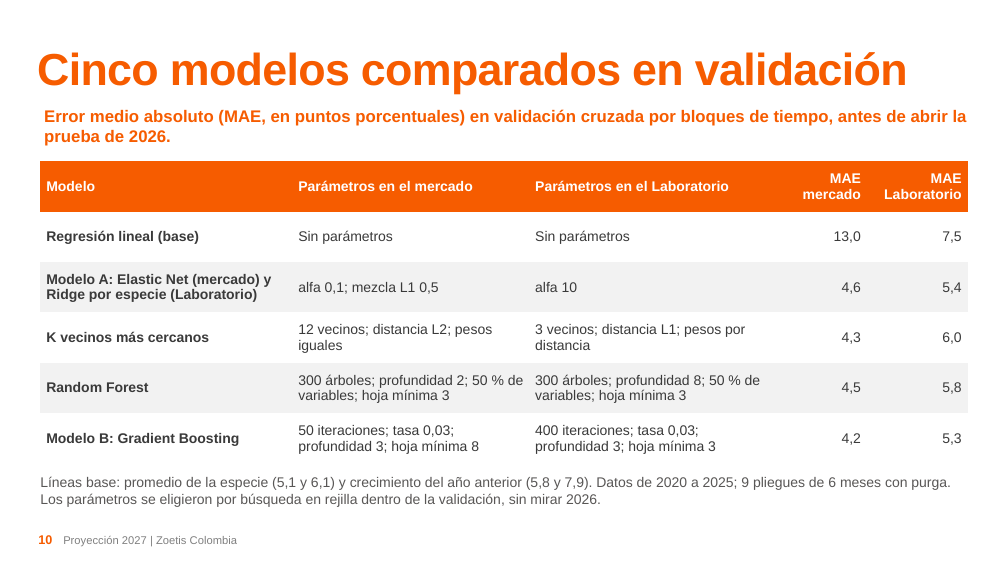
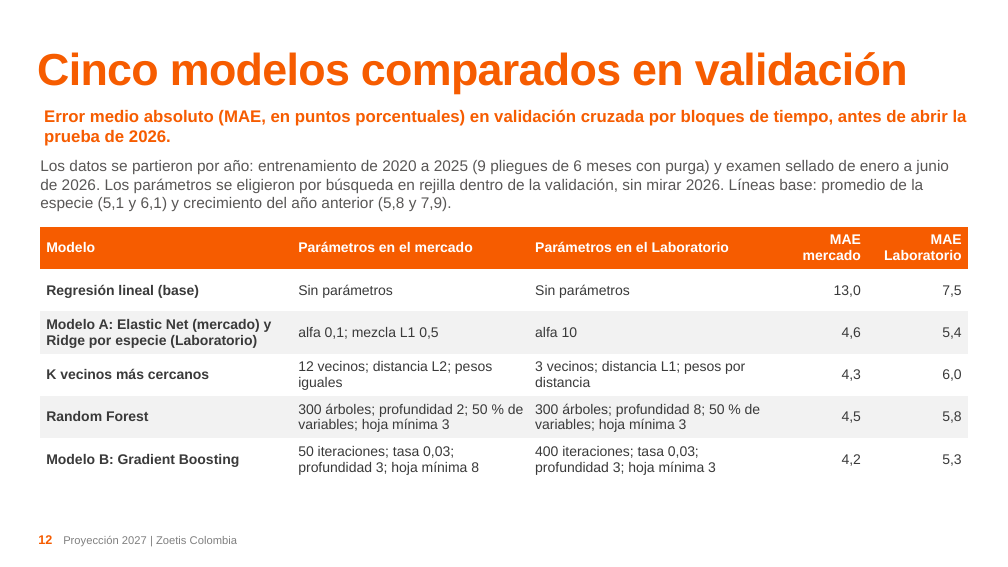
Before and after one commit to jkcuellarc-del/MercadoFarma, a slide deck: slide 12 of presentacion/Sustentacion_Proyeccion_2027_Zoetis_Colombia.pptx (slide 10 before the commit). Drawn at 1008x567 pixels with LibreOffice and Linux fonts; fonts in the diff are those of the drawing; background and template pictures are left out. Boxes give left, top, right and bottom in pixels: in the first picture for what was removed or moved away, otherwise in the second. Text is boxed around its words. In the diff, an @@ line names an element or a change of style, - is before the commit and + after.

```diff
--- a/presentacion/Sustentacion_Proyeccion_2027_Zoetis_Colombia.pptx
+++ b/presentacion/Sustentacion_Proyeccion_2027_Zoetis_Colombia.pptx
@@ text at bbox=[40, 160, 949, 211]: text changed; size 10 to 11 pt @@
-Líneas base: promedio de la especie (5,1 y 6,1) y crecimiento del año anterior (5,8 y 7,9). Datos de 2020 a 2025; 9 pliegues de 6 meses con purga. Los parámetros se eligieron por búsqueda en rejilla dentro de la validación, sin mirar 2026.
+Los datos se partieron por año: entrenamiento de 2020 a 2025 (9 pliegues de 6 meses con purga) y examen sellado de enero a junio de 2026. Los parámetros se eligieron por búsqueda en rejilla dentro de la validación, sin mirar 2026. Líneas base: promedio de la especie (5,1 y 6,1) y crecimiento del año anterior (5,8 y 7,9).
@@ table: place and size @@
-table at bbox=[40, 161, 968, 464]
+table at bbox=[40, 227, 968, 481]
@@ page number at bbox=[38, 535, 52, 544]: text changed @@
-10
+12
```
Also in this commit, not shown: 3 other slides changed, 2 slides added, 12 other files.
